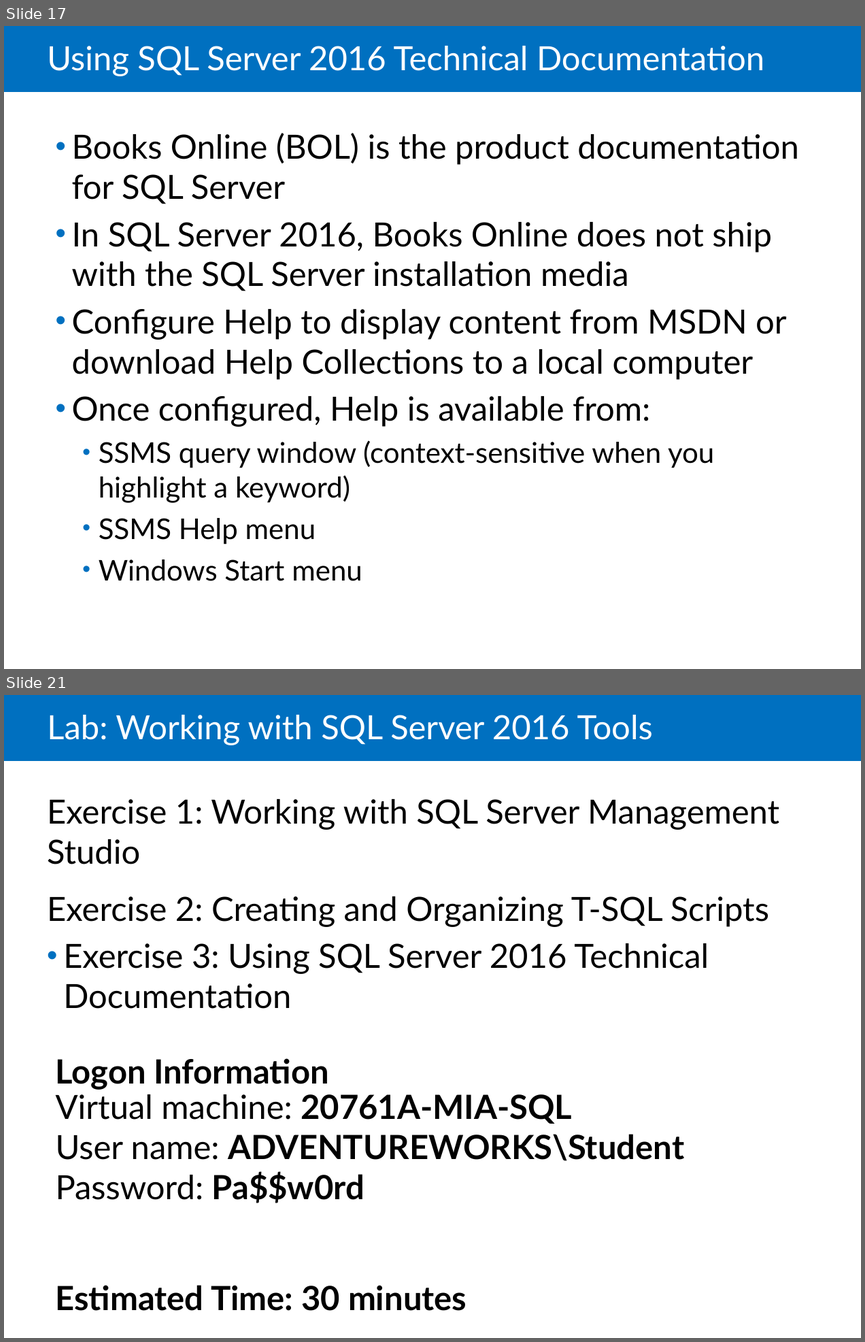
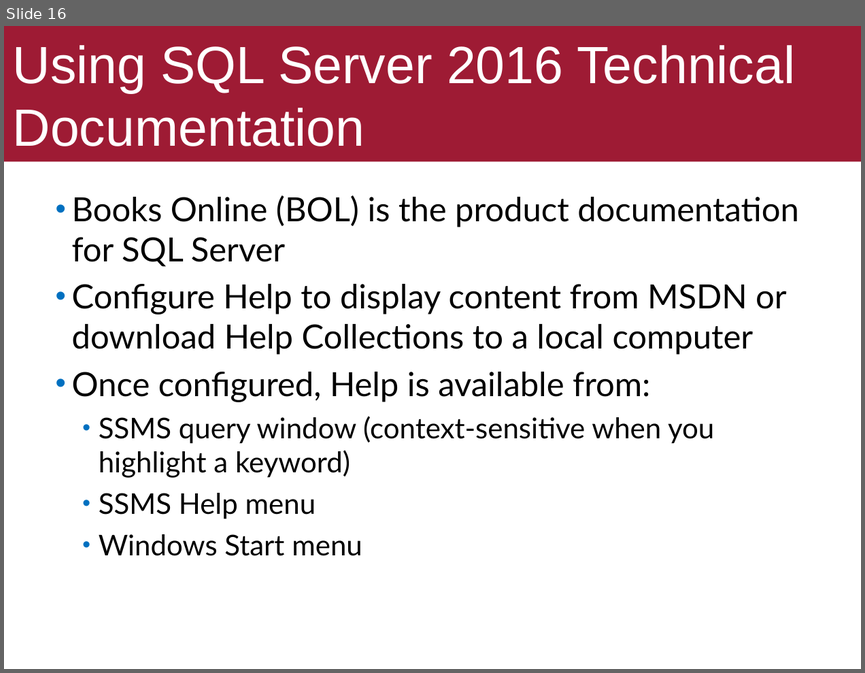
Before and after one commit to ekof-dss/teaching-samples-2021-22, a slide deck: presentations/05-03-ms-sql-server.ppt. Shown one above the other, each under a label of ours: slides 17 and 21 before the commit, slide 16 after it; the slides between them are not shown. The pictures are 865x1342 and 865x673 pixels, drawn with LibreOffice and Linux fonts; fonts in the diff are those of the drawing. Boxes give left, top, right and bottom in pixels: in the first picture for what was removed or moved away, otherwise in the second. Text is boxed around its words. In the diff, an @@ line names an element or a change of style, - is before the commit and + after.

```diff
--- a/presentations/05-03-ms-sql-server.ppt
+++ b/presentations/05-03-ms-sql-server.ppt
@@ slide 21 removed at [4, 695, 861, 1338], background #FFFFFF; not listed: 1 template element that a slide beside it also shows @@
@@ title removed at [47, 715, 653, 745] @@
-Lab: Working with SQL Server 2016 Tools
@@ text removed at [47, 799, 779, 1008] @@
-• Exercise 1: Working with SQL Server Management Studio
-  Exercise 2: Creating and Organizing T-SQL Scripts
-  Exercise 3: Using SQL Server 2016 Technical Documentation
@@ text removed at [56, 1058, 329, 1089] @@
-Logon Information
@@ text removed at [56, 1094, 684, 1203] @@
-Virtual machine: 20761A-MIA-SQL
-User name: ADVENTUREWORKS\Student
-Password: Pa$$w0rd
@@ text removed at [56, 1285, 466, 1310] @@
-Estimated Time: 30 minutes
@@ what was slide 17 is now slide 16 @@
@@ slide 16 changed as well @@
@@ title "Using SQL Server 2016 Technical ...": place and size @@
-title "Using SQL Server 2016 Technical ..." at [47, 46, 764, 76]
+title "Using SQL Server 2016 Technical ..." at [4, 26, 861, 161]
@@ title "Using SQL Server 2016 Technical ..." at [4, 26, 861, 161]: size 28 to 44 pt, font Lato to Arial; line spacing 0.85 to 1; fill none to #9E1B34 @@
@@ rectangle removed at [4, 26, 861, 92] @@
@@ text "Books Online (BOL) is the ...": place and size @@
-text "Books Online (BOL) is the ..." at [72, 133, 799, 581]
+text "Books Online (BOL) is the ..." at [72, 195, 799, 556]
@@ text at [72, 222, 772, 291]: paragraph removed @@
-• In SQL Server 2016, Books Online does not ship with the SQL Server installation media
```
Also in this commit, not shown: 14 other slides changed, 2 slides added, 7 other slides removed, 23 other files.
